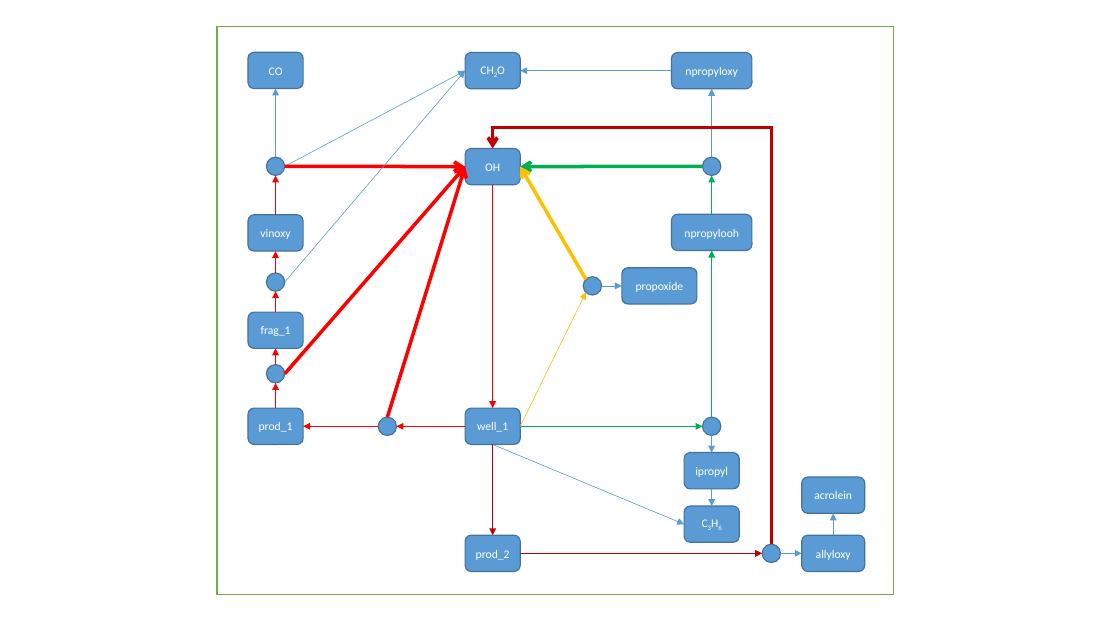
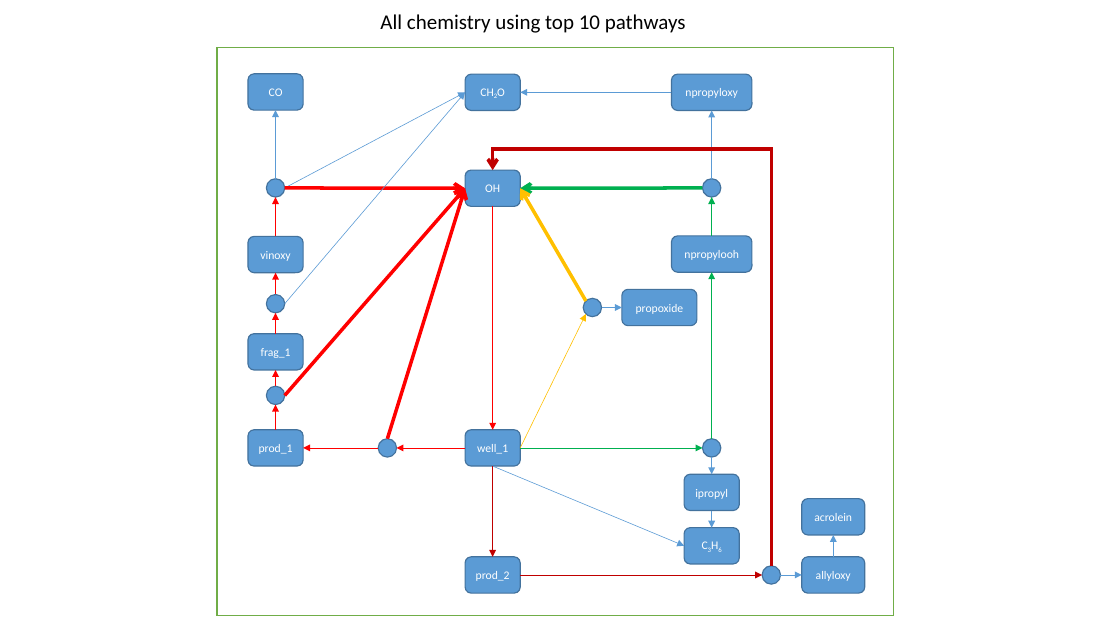
Before and after one commit to AdamPI314/Catalytic-Cycle, a slide deck: slide 10 of theory/figures/n_propane_figures.pptx. Drawn at 1120x630 pixels with LibreOffice and Linux fonts; fonts in the diff are those of the drawing. Boxes give left, top, right and bottom in pixels: in the first picture for what was removed or moved away, otherwise in the second. Text is boxed around its words. In the diff, an @@ line names an element or a change of style, - is before the commit and + after.

```diff
--- a/theory/figures/n_propane_figures.pptx
+++ b/theory/figures/n_propane_figures.pptx
@@ text added at [380,14,686,33], 18 pt, text #000000 @@
+All chemistry using top 10 pathways
@@ 30 arrows, 15 rounded rectangles, 8 ellipses, 1 rectangle, 1 elbow arrow: place and size @@
-30 arrows, 15 rounded rectangles, 8 ellipses, 1 rectangle, 1 elbow arrow at [217,26,893,594]
+30 arrows, 15 rounded rectangles, 8 ellipses, 1 rectangle, 1 elbow arrow at [217,48,893,616]
```
Also in this commit, not shown: 4 other slides changed, 3 other files.
